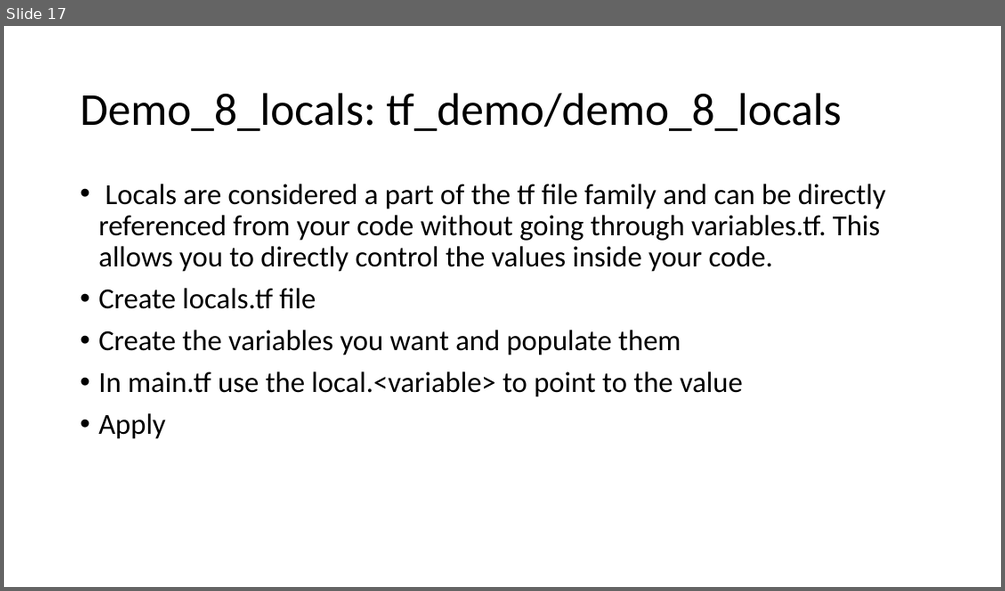
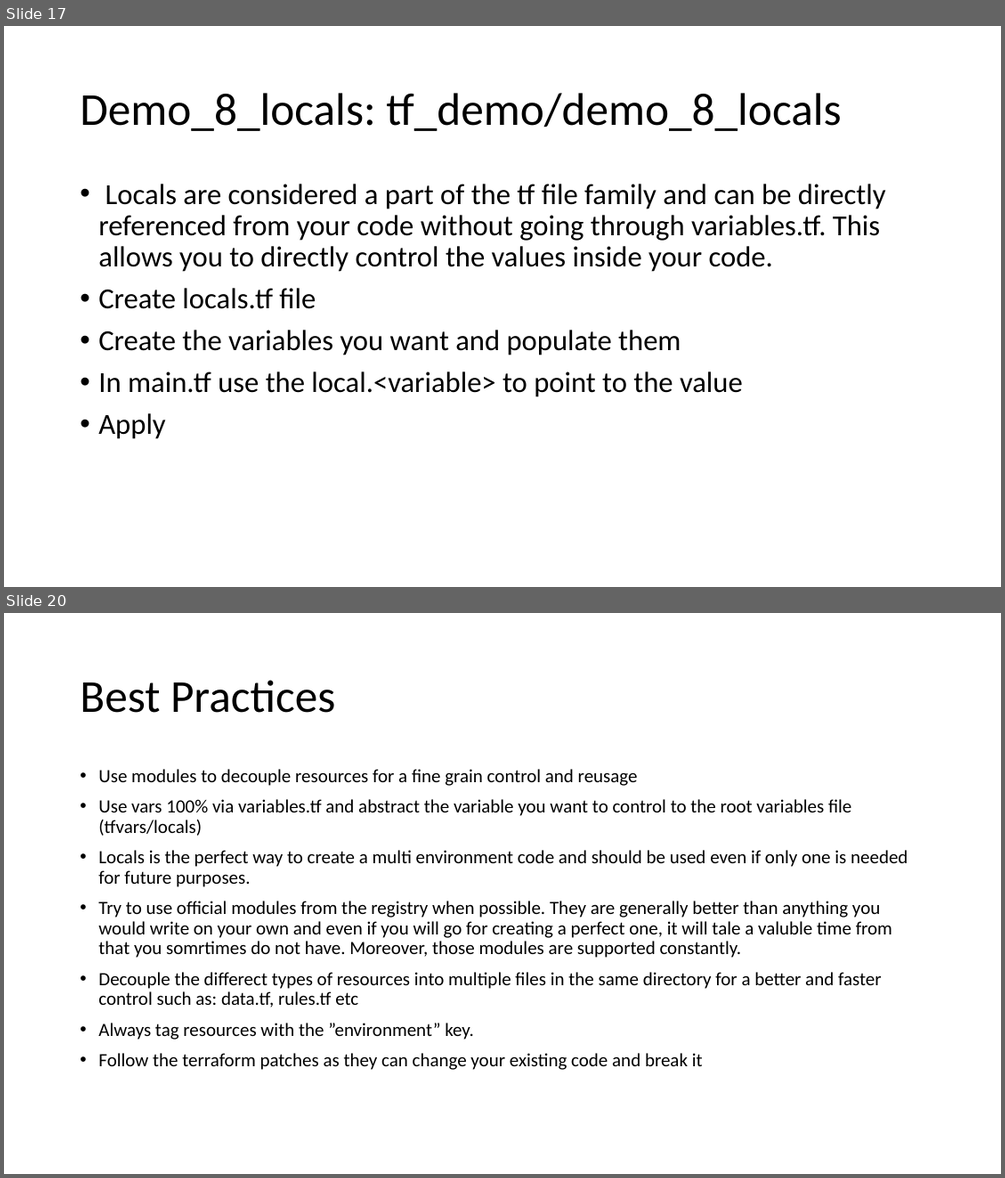
Before and after one commit to JohnMops/tf-demo, a slide deck: tf-demo-presentation.pptx. Shown one above the other, each under a label of ours: slide 17 before the commit, slides 17 and 20 after it; the slides between them are not shown. The pictures are 1005x591 and 1005x1178 pixels, drawn with LibreOffice and Linux fonts; fonts in the diff are those of the drawing. Boxes give left, top, right and bottom in pixels: in the first picture for what was removed or moved away, otherwise in the second. Text is boxed around its words. In the diff, an @@ line names an element or a change of style, - is before the commit and + after.

```diff
--- a/tf-demo-presentation.pptx
+++ b/tf-demo-presentation.pptx
@@ slide 20 added at <box>4,613,1001,1174</box>, background #FFFFFF @@
@@ title added at <box>80,680,335,713</box>, 44 pt, text #000000 @@
+Best Practices
@@ text added at <box>98,769,907,1070</box>, 18 pt, text #000000 @@
+• Use modules to decouple resources for a fine grain control and reusage
+• Use vars 100% via variables.tf and abstract the variable you want to control to the root variables file (tfvars/locals)
+• Locals is the perfect way to create a multi environment code and should be used even if only one is needed for future purposes.
+• Try to use official modules from the registry when possible. They are generally better than anything you would write on your own and even if you will go for creating a perfect one, it will tale a valuble time from that you somrtimes do not have. Moreover, those modules are supported constantly.
+• Decouple the differect types of resources into multiple files in the same directory for a better and faster control such as: data.tf, rules.tf etc
+• Always tag resources with the ”environment” key.
+• Follow the terraform patches as they can change your existing code and break it
```
Also in this commit, not shown: 4 other slides added.
